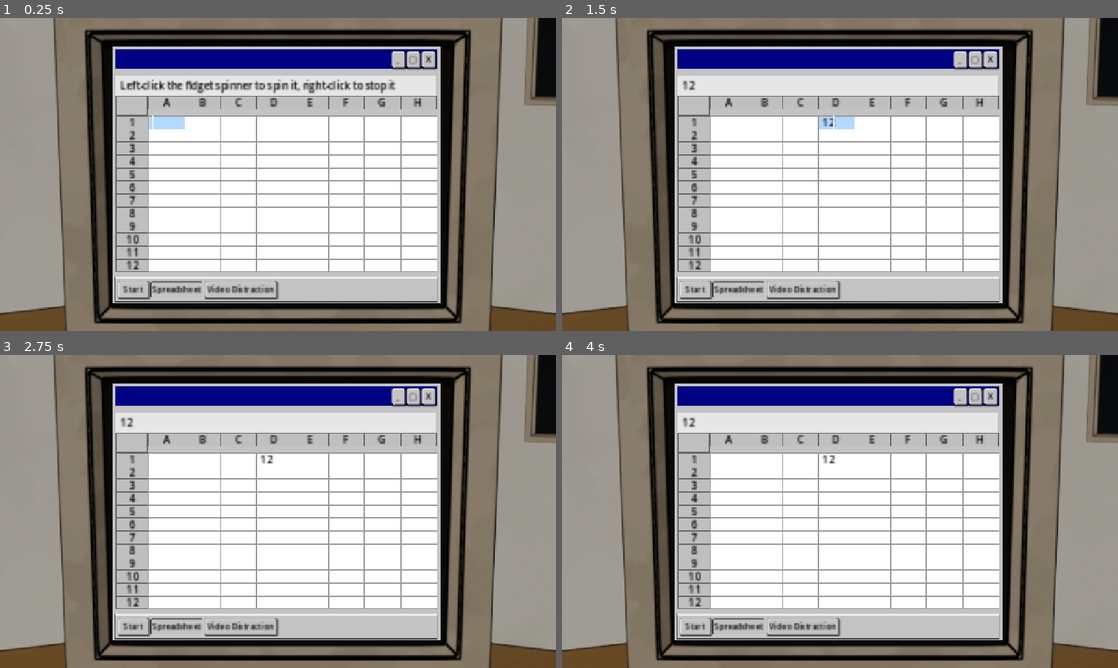
Above: before the commit, frames 1-4 (two rows, left to right).
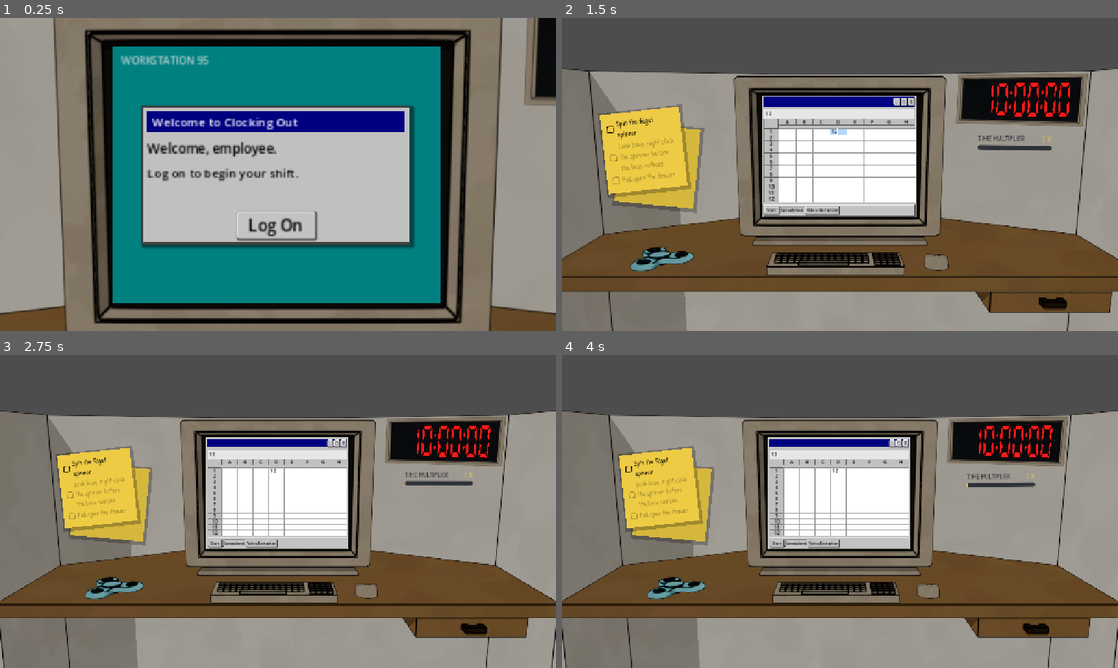
Above: after the commit, the same moments.

Repository: Jelleas/gmtk-2026
Game: Godot game, scene res://src/main.tscn
The game is run twice, just before and just after one commit, with the same random seed, the same clock (stepped at 60 frames per second) and the same inputs.
Inputs (mouse positions are in pixels of both pictures, inside the frame that each line leads up to):
- Up to frame 1 (0.25 s): no input
- Up to frame 2 (1.5 s): click (840, 224) at 0.5 s, where only the run after the commit has a clickable "Log On"; click (840, 121) at 1.27 s; type "12" at 1.35 s
- Up to frame 3 (2.75 s): click "Start" at 2 s
- Up to frame 4 (4 s): click "Start" at 2.75 s; click "_" at 3.5 s

The runs differ from the first frame. In frame 1, 47% of the frame differs, in the area x 20-80%, y 9-92%; in frame 2, 86%, in the area x 0-100%, y 0-100%; in frame 3, 86%; in frame 4, 86%.

Commit message:
add login screen

Diff:
--- a/resources/theme/main_theme.tres
+++ b/resources/theme/main_theme.tres
@@ -10,17 +10,6 @@
 shadow_color = Color(0.19255564, 0.1925557, 0.19255555, 1)
 shadow_size = 1
 shadow_offset = Vector2(0, 1)
-
-[sub_resource type="StyleBoxFlat" id="StyleBoxFlat_6q8pu"]
-bg_color = Color(0.18039216, 0.19607843, 0.21960784, 0)
-draw_center = false
-corner_radius_top_left = 2
-corner_radius_top_right = 2
-corner_radius_bottom_right = 2
-corner_radius_bottom_left = 2
-
-[sub_resource type="StyleBoxFlat" id="StyleBoxFlat_1ecgp"]
-bg_color = Color(0, 0, 0.50980395, 1)
 
 [sub_resource type="StyleBoxFlat" id="StyleBoxFlat_rjbnf"]
 content_margin_left = 2.0
@@ -71,11 +60,30 @@
 shadow_size = 2
 shadow_offset = Vector2(1, 1)
 
+[sub_resource type="StyleBoxFlat" id="StyleBoxFlat_6q8pu"]
+bg_color = Color(0.18039216, 0.19607843, 0.21960784, 0)
+draw_center = false
+corner_radius_top_left = 2
+corner_radius_top_right = 2
+corner_radius_bottom_right = 2
+corner_radius_bottom_left = 2
+
+[sub_resource type="StyleBoxFlat" id="StyleBoxFlat_1ecgp"]
+bg_color = Color(0, 0, 0.50980395, 1)
+
 [resource]
 ComputerPanel/base_type = &"PanelContainer"
 ComputerPanel/styles/panel = SubResource("StyleBoxFlat_3doyt")
 ComputerTaskbar/base_type = &"PanelContainer"
 ComputerTaskbar/styles/panel = SubResource("StyleBoxFlat_taskbar")
+LoginWindowsButton/base_type = &"Button"
+LoginWindowsButton/colors/font_color = Color(0, 0, 0, 1)
+LoginWindowsButton/colors/font_hover_color = Color(0, 0, 0, 1)
+LoginWindowsButton/colors/font_hover_pressed_color = Color(0, 0, 0, 1)
+LoginWindowsButton/colors/font_pressed_color = Color(0, 0, 0, 1)
+LoginWindowsButton/styles/hover = SubResource("StyleBoxFlat_rjbnf")
+LoginWindowsButton/styles/normal = SubResource("StyleBoxFlat_d2t2c")
+LoginWindowsButton/styles/pressed = SubResource("StyleBoxFlat_jtt15")
 MultiplierPanel/base_type = &"PanelContainer"
 MultiplierPanel/styles/panel = SubResource("StyleBoxFlat_6q8pu")
 TopBarContainer/base_type = &"PanelContainer"
--- a/src/computer/computer.gd
+++ b/src/computer/computer.gd
@@ -1,5 +1,7 @@
 class_name Computer
 extends Control
+
+signal login_authenticated
 
 const DESIGN_SIZE := Vector2(328.0, 257.0)
 const OUTER_MARGIN := 5
@@ -32,8 +34,10 @@
 @onready var start_button: Button = %StartButton
 @onready var spreadsheet_selector: Button = %SpreadsheetSelector
 @onready var video_distraction_selector: Button = %VideoDistractionSelector
+@onready var login_screen: Control = $LoginScreen
 
 func _ready() -> void:
+	login_screen.connect(&"authenticated", _on_login_authenticated)
 	taskbar.tab_changed.connect(_on_taskbar_tab_changed)
 	spreadsheet_selector.pressed.connect(_select_task.bind(0))
 	video_distraction_selector.pressed.connect(_select_task.bind(1))
@@ -46,6 +50,9 @@
 	EventBus.boss_watch_ended.connect(_on_activate_activities)
 
 	#close_button.pressed.connect(hide)
+
+func _on_login_authenticated() -> void:
+	login_authenticated.emit()
 
 func _on_taskbar_tab_changed(tab: int) -> void:
 	spreadsheet_selector.set_pressed_no_signal(tab == 0)
--- a/src/computer/computer.tscn
+++ b/src/computer/computer.tscn
@@ -3,6 +3,7 @@
 [ext_resource type="PackedScene" uid="uid://3sjwwynn3cgc" path="res://src/computer/video_distraction/video_distraction.tscn" id="1_bjt8x"]
 [ext_resource type="Script" uid="uid://j0wqy6uatgq7" path="res://src/computer/computer.gd" id="2_computer"]
 [ext_resource type="PackedScene" uid="uid://cdk3d2phm1nem" path="res://src/computer/spreadsheet/spreadsheet.tscn" id="3_spreadsheet"]
+[ext_resource type="PackedScene" path="res://src/login_screen/login_screen.tscn" id="4_login_screen"]
 
 [sub_resource type="StyleBoxFlat" id="StyleBoxFlat_button98_normal"]
 bg_color = Color(0.75, 0.75, 0.75, 1)
@@ -29,6 +30,14 @@
 grow_horizontal = 2
 grow_vertical = 2
 theme_type_variation = &"ComputerPanel"
+
+[node name="LoginScreen" parent="." instance=ExtResource("4_login_screen")]
+layout_mode = 1
+anchors_preset = 15
+anchor_right = 1.0
+anchor_bottom = 1.0
+grow_horizontal = 2
+grow_vertical = 2
 
 [node name="MarginContainer" type="MarginContainer" parent="PanelContainer" unique_id=1254119487]
 layout_mode = 2
--- a/src/fidget_spinner/fidget_spinner.gd
+++ b/src/fidget_spinner/fidget_spinner.gd
@@ -10,6 +10,7 @@
 
 @onready var spin_timer: Timer = $SpinTimer
 var is_running := false
+var is_interaction_enabled := true
 var is_boss_watching := false
 var is_punishment_active := false
 var spin_level: int = 0
@@ -21,7 +22,7 @@
 	EventBus.boss_watch_ended.connect(_on_boss_watch_ended)
 
 func start() -> void:
-	if not _can_activate_activity():
+	if not is_interaction_enabled or not _can_activate_activity():
 		return
 
 	spin_level = clampi(spin_level + 1, 0, 3)
@@ -47,6 +48,10 @@
 	elif event is InputEventMouseButton and event.button_index == MOUSE_BUTTON_RIGHT and event.pressed:
 		stop(true)
 
+func set_interaction_enabled(enabled: bool) -> void:
+	is_interaction_enabled = enabled
+	$ClickArea.input_pickable = enabled
+
 func _on_spin_timer_timeout() -> void:
 	stop(false)
 
--- /dev/null
+++ b/src/login_screen/login_screen.gd
@@ -0,0 +1,25 @@
+extends Control
+
+signal authenticated
+
+@onready var sign_in_button: Button = %SignInButton
+@onready var status_label: Label = %StatusLabel
+
+var is_authenticating := false
+
+
+func _ready() -> void:
+	sign_in_button.pressed.connect(_authenticate)
+
+
+func _authenticate() -> void:
+	if is_authenticating:
+		return
+
+	is_authenticating = true
+	EventBus.zoom_out_requested.emit()
+	status_label.text = "Logging on..."
+	await get_tree().create_timer(0.2).timeout
+	status_label.text = "Welcome back."
+	authenticated.emit()
+	queue_free()
--- /dev/null
+++ b/src/login_screen/login_screen.tscn
@@ -0,0 +1,117 @@
+[gd_scene format=3 uid="uid://bq6ffiiq7bptf"]
+
+[ext_resource type="Script" uid="uid://bjucln6yu6tn4" path="res://src/login_screen/login_screen.gd" id="1_script"]
+[ext_resource type="Theme" uid="uid://4n71a6jddvam" path="res://resources/theme/main_theme.tres" id="2_main_theme"]
+
+[sub_resource type="StyleBoxFlat" id="StyleBoxFlat_window"]
+bg_color = Color(0.752941, 0.752941, 0.752941, 1)
+border_width_left = 2
+border_width_top = 2
+border_width_right = 2
+border_width_bottom = 2
+border_color = Color(0.25098, 0.25098, 0.25098, 1)
+shadow_color = Color(0, 0, 0, 0.45)
+shadow_size = 3
+shadow_offset = Vector2(2, 2)
+
+[node name="LoginScreen" type="Control" unique_id=1654745811]
+layout_mode = 3
+anchors_preset = 15
+anchor_right = 1.0
+anchor_bottom = 1.0
+grow_horizontal = 2
+grow_vertical = 2
+script = ExtResource("1_script")
+
+[node name="Desktop" type="ColorRect" parent="." unique_id=1693714142]
+layout_mode = 1
+anchors_preset = 15
+anchor_right = 1.0
+anchor_bottom = 1.0
+grow_horizontal = 2
+grow_vertical = 2
+color = Color(0, 0.501961, 0.501961, 1)
+
+[node name="DesktopLabel" type="Label" parent="." unique_id=1218211089]
+layout_mode = 0
+offset_left = 9.0
+offset_top = 7.0
+offset_right = 160.0
+offset_bottom = 22.0
+theme_override_colors/font_color = Color(0.862745, 0.862745, 0.862745, 0.85)
+theme_override_font_sizes/font_size = 10
+text = "WORKSTATION 95"
+
+[node name="CenterContainer" type="CenterContainer" parent="." unique_id=541421864]
+layout_mode = 1
+anchors_preset = 15
+anchor_right = 1.0
+anchor_bottom = 1.0
+grow_horizontal = 2
+grow_vertical = 2
+mouse_filter = 2
+
+[node name="LoginWindow" type="PanelContainer" parent="CenterContainer" unique_id=671393608]
+custom_minimum_size = Vector2(270, 136)
+layout_mode = 2
+theme_override_styles/panel = SubResource("StyleBoxFlat_window")
+
+[node name="MarginContainer" type="MarginContainer" parent="CenterContainer/LoginWindow" unique_id=512625431]
+layout_mode = 2
+theme_override_constants/margin_left = 4
+theme_override_constants/margin_top = 4
+theme_override_constants/margin_right = 4
+theme_override_constants/margin_bottom = 4
+
+[node name="VBoxContainer" type="VBoxContainer" parent="CenterContainer/LoginWindow/MarginContainer" unique_id=1538301531]
+layout_mode = 2
+theme_override_constants/separation = 7
+
+[node name="TitleBar" type="ColorRect" parent="CenterContainer/LoginWindow/MarginContainer/VBoxContainer" unique_id=1200437773]
+custom_minimum_size = Vector2(0, 21)
+layout_mode = 2
+color = Color(0, 0, 0.501961, 1)
+
+[node name="Title" type="Label" parent="CenterContainer/LoginWindow/MarginContainer/VBoxContainer/TitleBar" unique_id=208323769]
+layout_mode = 1
+anchors_preset = 15
+anchor_right = 1.0
+anchor_bottom = 1.0
+offset_left = 5.0
+grow_horizontal = 2
+grow_vertical = 2
+theme_override_colors/font_color = Color(1, 1, 1, 1)
+theme_override_font_sizes/font_size = 12
+text = "Welcome to Clocking Out"
+vertical_alignment = 1
+
+[node name="WelcomeLabel" type="Label" parent="CenterContainer/LoginWindow/MarginContainer/VBoxContainer" unique_id=1515393866]
+layout_mode = 2
+theme_override_colors/font_color = Color(0, 0, 0, 1)
+theme_override_font_sizes/font_size = 13
+text = "Welcome, employee."
+
+[node name="InstructionLabel" type="Label" parent="CenterContainer/LoginWindow/MarginContainer/VBoxContainer" unique_id=1489040862]
+layout_mode = 2
+theme_override_colors/font_color = Color(0, 0, 0, 1)
+theme_override_font_sizes/font_size = 12
+text = "Log on to begin your shift."
+
+[node name="StatusLabel" type="Label" parent="CenterContainer/LoginWindow/MarginContainer/VBoxContainer" unique_id=729255525]
+unique_name_in_owner = true
+custom_minimum_size = Vector2(0, 16)
+layout_mode = 2
+theme_override_colors/font_color = Color(0, 0, 0.501961, 1)
+theme_override_font_sizes/font_size = 11
+
+[node name="ButtonRow" type="HBoxContainer" parent="CenterContainer/LoginWindow/MarginContainer/VBoxContainer" unique_id=1232343496]
+layout_mode = 2
+alignment = 1
+
+[node name="SignInButton" type="Button" parent="CenterContainer/LoginWindow/MarginContainer/VBoxContainer/ButtonRow" unique_id=349311033]
+unique_name_in_owner = true
+custom_minimum_size = Vector2(78, 25)
+layout_mode = 2
+theme = ExtResource("2_main_theme")
+theme_type_variation = &"LoginWindowsButton"
+text = "Log On"
--- a/src/office/office.gd
+++ b/src/office/office.gd
@@ -9,7 +9,11 @@
 
 var task_store: TaskStore
 var refill_timer: Timer
+var computer: Computer
+var spreadsheet: Spreadsheet
+var boss: Boss
 var is_punished := false
+var has_started := false
 ## While the tutorial is walking the player around, the regular task rotation
 ## stays out of the way.
 var is_scripted := false
@@ -19,9 +23,9 @@
 	# on day_started: the tutorial's first spin comes before the day does.
 	StatTracker.reset()
 
-	var computer: Computer = $Screen/Computer
-	var spreadsheet: Spreadsheet = computer.spreadsheet
-	var boss: Boss = $Boss
+	computer = $Screen/Computer
+	spreadsheet = computer.spreadsheet
+	boss = $Boss
 	task_store = TaskStore.new(spreadsheet)
 	$Punishment.setup(task_store, spreadsheet, $PostItStack)
 	EventBus.task_completed.connect(_on_task_completed)
@@ -29,11 +33,22 @@
 	EventBus.punishment_ended.connect(_on_punishment_ended)
 	$FidgetSpinner.started.connect($OfficeView.play_fidget_spin)
 	$FidgetSpinner.stopped.connect($OfficeView.stop_fidget_spin)
+	$FidgetSpinner.set_interaction_enabled(false)
+	$OfficeView.drawer.can_open = false
+	computer.login_authenticated.connect(start_day)
 
 	refill_timer = Timer.new()
 	refill_timer.one_shot = true
 	refill_timer.timeout.connect(_refill_tasks)
 	add_child(refill_timer)
+
+
+func start_day() -> void:
+	if has_started:
+		return
+	has_started = true
+	$FidgetSpinner.set_interaction_enabled(true)
+	$OfficeView.drawer.can_open = true
 
 	if run_tutorial:
 		is_scripted = true
Not shown, added: src/login_screen/login_screen.gd.uid
